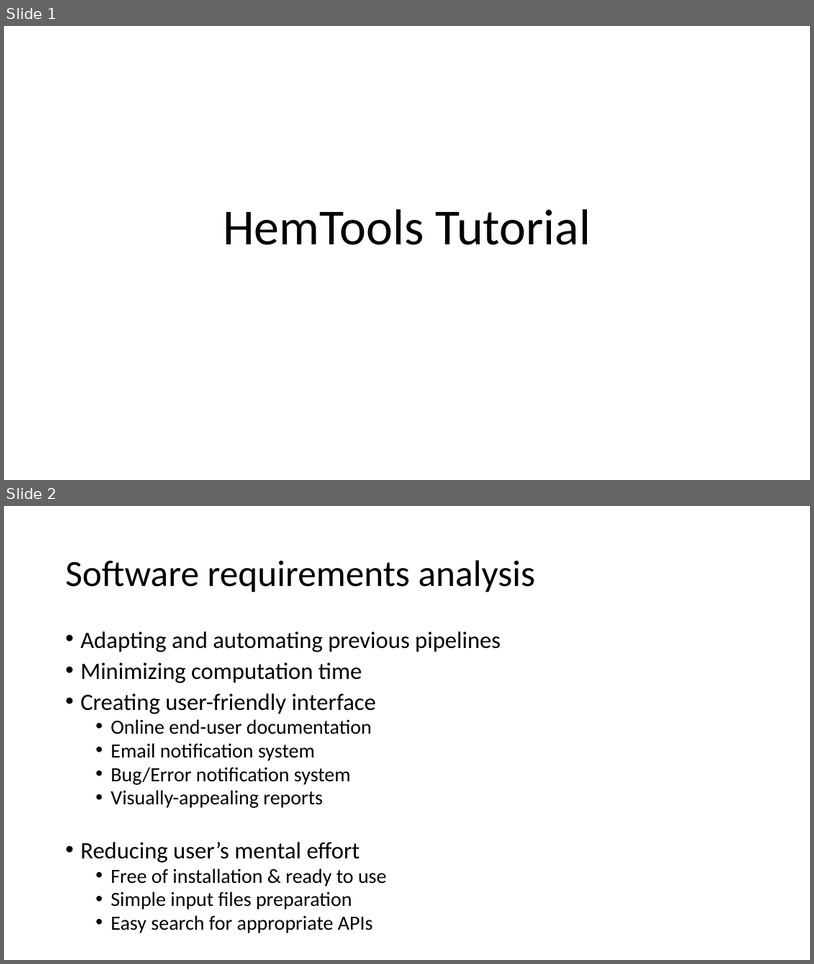
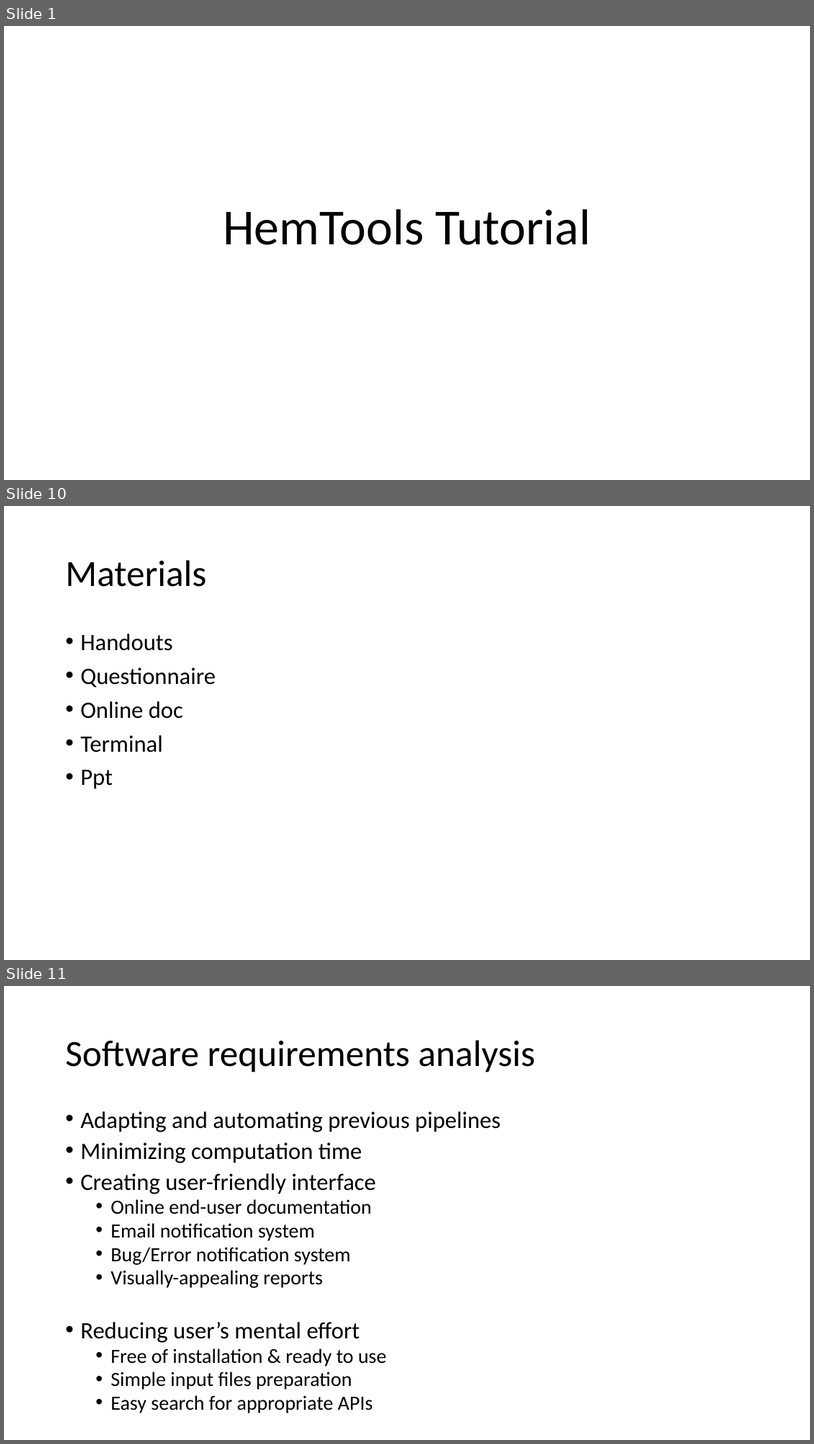
Before and after one commit to YichaoOU/HemTools, a slide deck: HemTools Tutorial.pptx. Shown one above the other, each under a label of ours: slides 1 and 2 before the commit, slides 1, 10 and 11 after it; the slides between them are not shown. The pictures are 814x964 and 814x1444 pixels, drawn with LibreOffice and Linux fonts; fonts in the diff are those of the drawing. Boxes give left, top, right and bottom in pixels: in the first picture for what was removed or moved away, otherwise in the second. Text is boxed around its words. In the diff, an @@ line names an element or a change of style, - is before the commit and + after.

```diff
--- a/HemTools Tutorial.pptx
+++ b/HemTools Tutorial.pptx
@@ slide 10 added at [4, 506, 810, 960], background #FFFFFF @@
@@ title added at [65, 560, 206, 587], 44 pt, text #000000 @@
+Materials
@@ text added at [80, 633, 216, 789], 28 pt, text #000000 @@
+• Handouts
+• Questionnaire
+• Online doc
+• Terminal
+• Ppt
@@ what was slide 2 is now slide 11 @@
```
Also in this commit, not shown: 8 other slides added, 1 slide removed, 12 other files.
